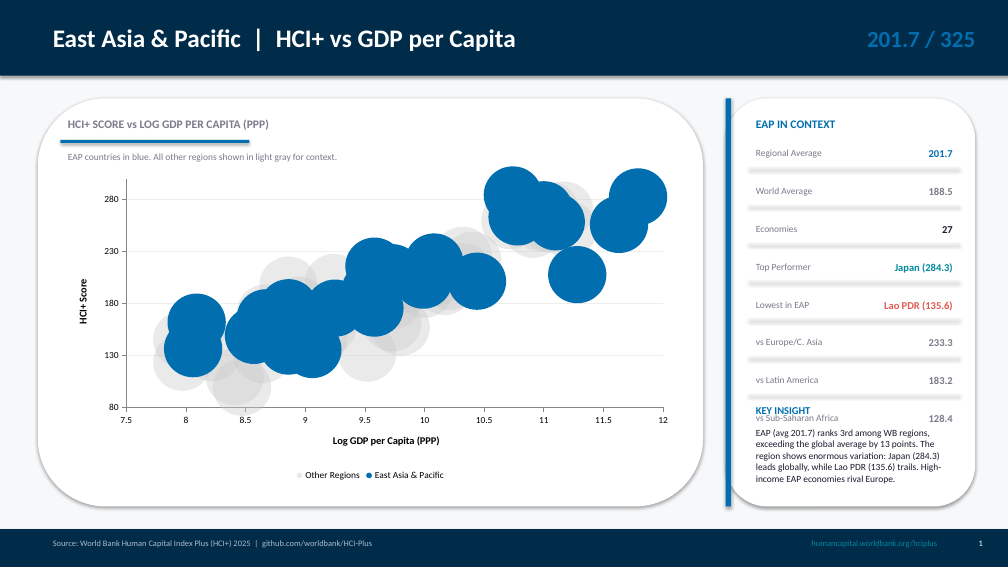
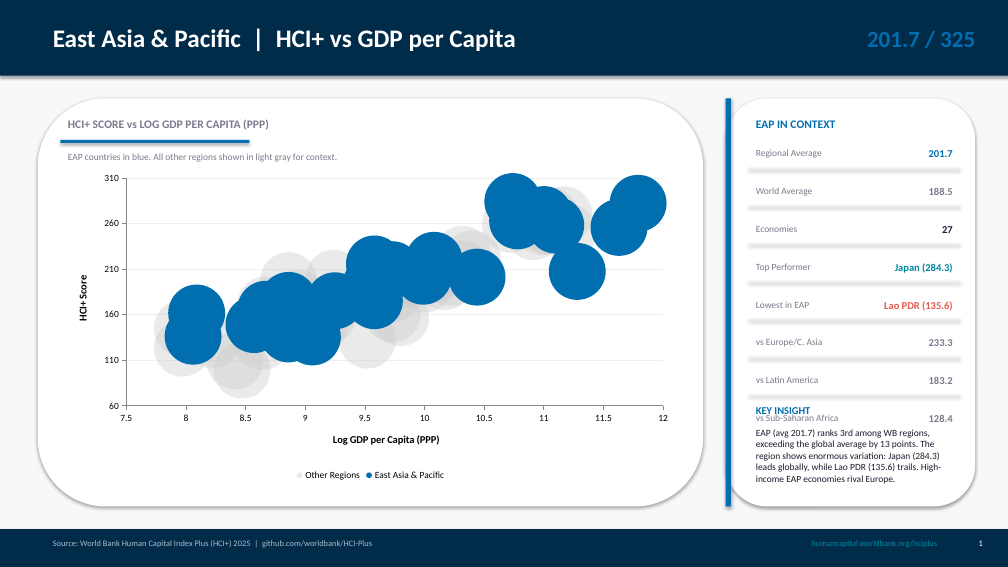
Before and after one commit to arcidiaconom/arcidiaconom.github.io, a slide deck: slide 2 of EAP_HCI_Plus_2025.pptx. Drawn at 1008x567 pixels with LibreOffice and Linux fonts; fonts in the diff are those of the drawing. Boxes give left, top, right and bottom in pixels: in the first picture for what was removed or moved away, otherwise in the second. Text is boxed around its words. In the diff, an @@ line names an element or a change of style, - is before the commit and + after.

```diff
--- a/EAP_HCI_Plus_2025.pptx
+++ b/EAP_HCI_Plus_2025.pptx
@@ bubble chart at [60,166,681,484] @@
@@ value axis changed @@
```
Also in this commit, not shown: 1 slide added, 2 other files.
